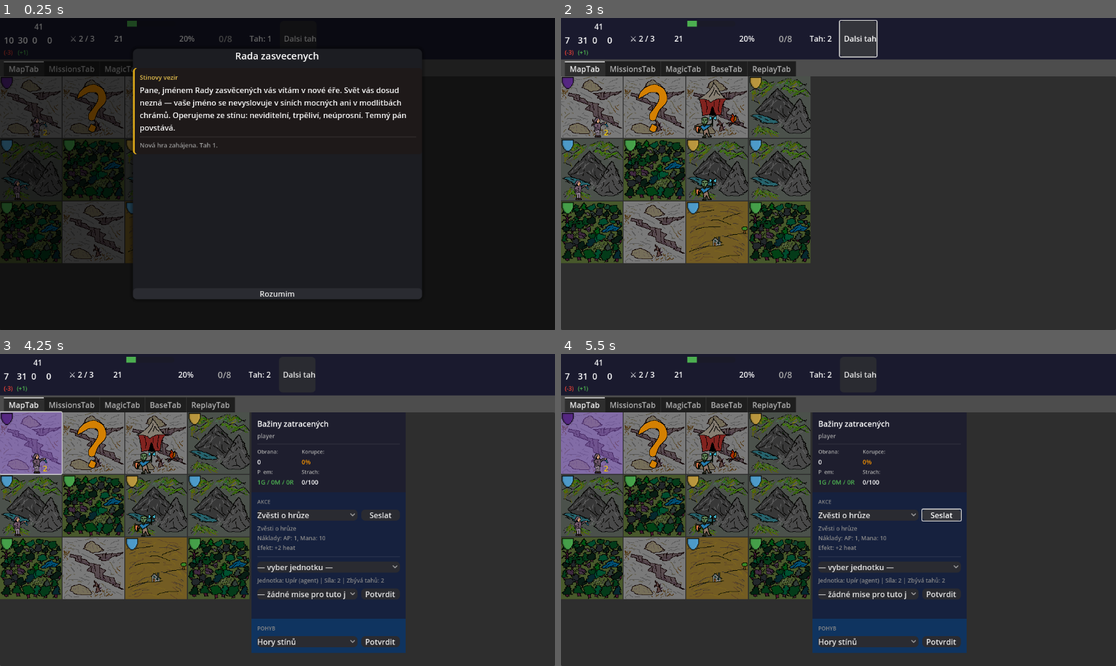
Above: before the commit, frames 1-4 (two rows, left to right).
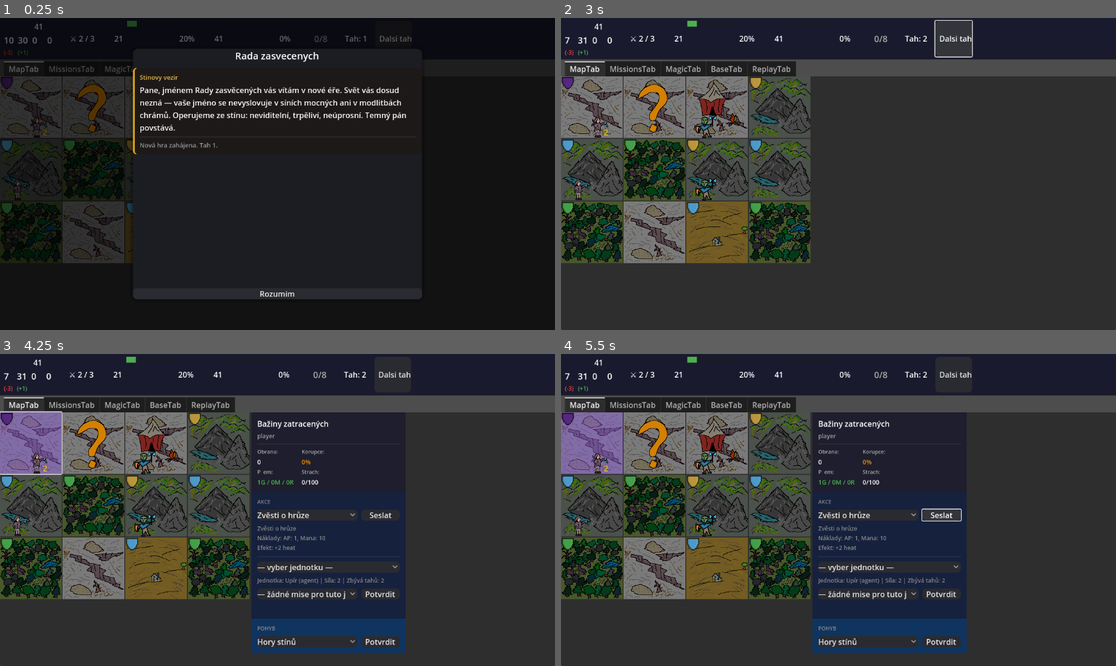
Above: after the commit, the same moments.

Repository: HannibalCZ/dark-lord
Game: Godot game, scene res://scenes/Main.tscn
Two runs of this game, one before a commit and one after it. Both use one fixed random seed, a clock stepped at 60 frames per second and the inputs below.
Inputs (mouse positions are in pixels of both pictures, inside the frame that each line leads up to):
- Up to frame 1 (0.25 s): no input
- Up to frame 2 (3 s): click "Dalsi tah" at 0.5 s; click (594, 108) at 1.27 s; click "Rozumim" at 2 s; click "Dalsi tah" at 2.75 s
- Up to frame 3 (4.25 s): click (33, 444) at 3.52 s
- Up to frame 4 (5.5 s): click "Zvěsti o hrůze" at 4.25 s; click "Seslat" at 5 s

The runs differ from the first frame. In frame 1, 0.2% of the frame differs, in the area x 38-75%, y 5-8%; in frame 2, 1.8%, in the area x 38-75%, y 0-13%; in frame 3, 0.3%; in frame 4, 0.3%.

Commit message:
feat(ui): Awareness bar v TopBar + implementace v EffectsSystem
- Balance.gd: pridana konstanta AWARENESS_MAX = 100
- EffectsSystem: nahrazen awareness placeholder skutecnou implementaci
  (clamp gs.awareness +/- delta na 0..AWARENESS_MAX)
- TopBar.tscn: pridana AwarenessSection (ikona + ProgressBar + hodnota)
  mezi HeatSection a ControlSection
- TopBar.gd: @onready reference, _update_awareness_bar() s barevnou
  logikou (zelena/oranzova/cervena/fialova), volani v _refresh()

Co-Authored-By: Claude Sonnet 4.6 <noreply@anthropic.com>

Diff:
--- a/scenes/ui/TopBar.tscn
+++ b/scenes/ui/TopBar.tscn
@@ -124,6 +124,29 @@
 [node name="VSeparator3" type="VSeparator" parent="HBoxContainer"]
 layout_mode = 2
 
+[node name="AwarenessSection" type="HBoxContainer" parent="HBoxContainer"]
+layout_mode = 2
+theme_override_constants/separation = 8
+
+[node name="AwarenessIcon" type="Label" parent="HBoxContainer/AwarenessSection"]
+layout_mode = 2
+text = "\U0001f441"
+
+[node name="AwarenessBar" type="ProgressBar" parent="HBoxContainer/AwarenessSection"]
+layout_mode = 2
+custom_minimum_size = Vector2(100, 12)
+size_flags_horizontal = 3
+max_value = 100.0
+value = 0.0
+show_percentage = false
+
+[node name="AwarenessValue" type="Label" parent="HBoxContainer/AwarenessSection"]
+layout_mode = 2
+text = "0%"
+
+[node name="VSeparator5" type="VSeparator" parent="HBoxContainer"]
+layout_mode = 2
+
 [node name="ControlSection" type="HBoxContainer" parent="HBoxContainer"]
 layout_mode = 2
 theme_override_constants/separation = 8
--- a/scripts/Balance.gd
+++ b/scripts/Balance.gd
@@ -5,6 +5,9 @@
 const CORRUPTION_THRESHOLD = 50
 
 const CORRUPTION_CONTROLLER_PHASE := 3
+
+# Awareness
+const AWARENESS_MAX = 100
 
 # Heat stage thresholdy
 const HEAT_STAGE_1 = 25
--- a/scripts/core/EffectsSystem.gd
+++ b/scripts/core/EffectsSystem.gd
@@ -85,9 +85,10 @@
 	if e.has("doom_income"):
 		gs.doom_income += int(e["doom_income"])
 
-	# TODO: org passive effect — pridat az bude awareness implementovano v GameState
 	if e.has("awareness"):
-		push_warning("EffectsSystem: awareness not yet implemented")
+		gs.awareness = clamp(
+			gs.awareness + int(e["awareness"]),
+			0, Balance.AWARENESS_MAX)
 
 	# TODO: org passive effect — OrgManager bude poskytovat bonus pri vyhodnoceni mise
 	if e.has("mission_bonus"):
--- a/scripts/ui/TopBar.gd
+++ b/scripts/ui/TopBar.gd
@@ -8,6 +8,8 @@
 @onready var units_label     : Label         = $HBoxContainer/Units/UnitsLabel
 @onready var heat_bar        : ProgressBar   = $HBoxContainer/HeatSection/HeatBar
 @onready var heat_value      : Label         = $HBoxContainer/HeatSection/HeatValue
+@onready var awareness_bar   : ProgressBar   = $HBoxContainer/AwarenessSection/AwarenessBar
+@onready var awareness_value : Label         = $HBoxContainer/AwarenessSection/AwarenessValue
 @onready var control_value   : Label         = $HBoxContainer/ControlSection/ControlValue
 @onready var turn_label      : Label         = $HBoxContainer/TurnLabel
 @onready var next_turn_btn   : Button        = $HBoxContainer/NextTurnButton
@@ -41,6 +43,7 @@
 	]
 
 	_update_heat_bar(GameState.heat)
+	_update_awareness_bar(GameState.awareness)
 	_update_control_count()
 	turn_label.text = "Tah: %d" % GameState.turn
 
@@ -73,6 +76,21 @@
 	heat_bar.add_theme_stylebox_override("fill", style)
 
 
+func _update_awareness_bar(value: int) -> void:
+	awareness_bar.value = value
+	awareness_value.text = "%d%%" % value
+	var style := StyleBoxFlat.new()
+	if value >= 100:
+		style.bg_color = Color("#9c27b0")
+	elif value >= 67:
+		style.bg_color = Color("#f44336")
+	elif value >= 34:
+		style.bg_color = Color("#ff9800")
+	else:
+		style.bg_color = Color("#4caf50")
+	awareness_bar.add_theme_stylebox_override("fill", style)
+
+
 func _update_control_count() -> void:
 	var controlled: int = GameState.query.regions.count_player_controlled_civilized()
 	var total: int = GameState.query.regions.count_total_civilized()
